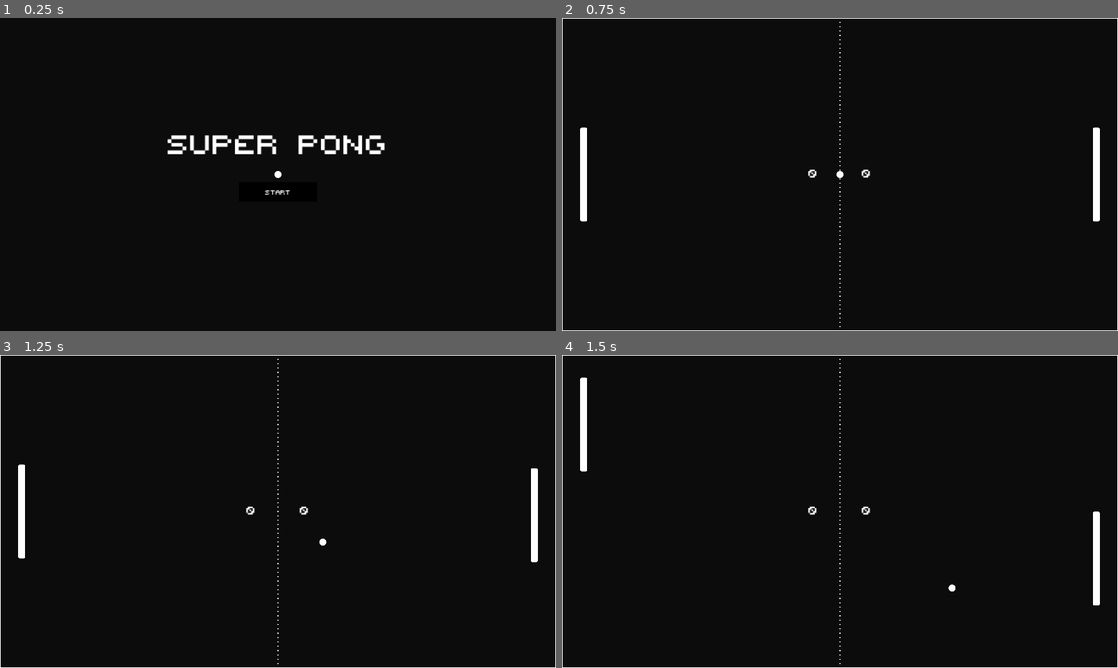
Above: before the commit, frames 1-4 (two rows, left to right).
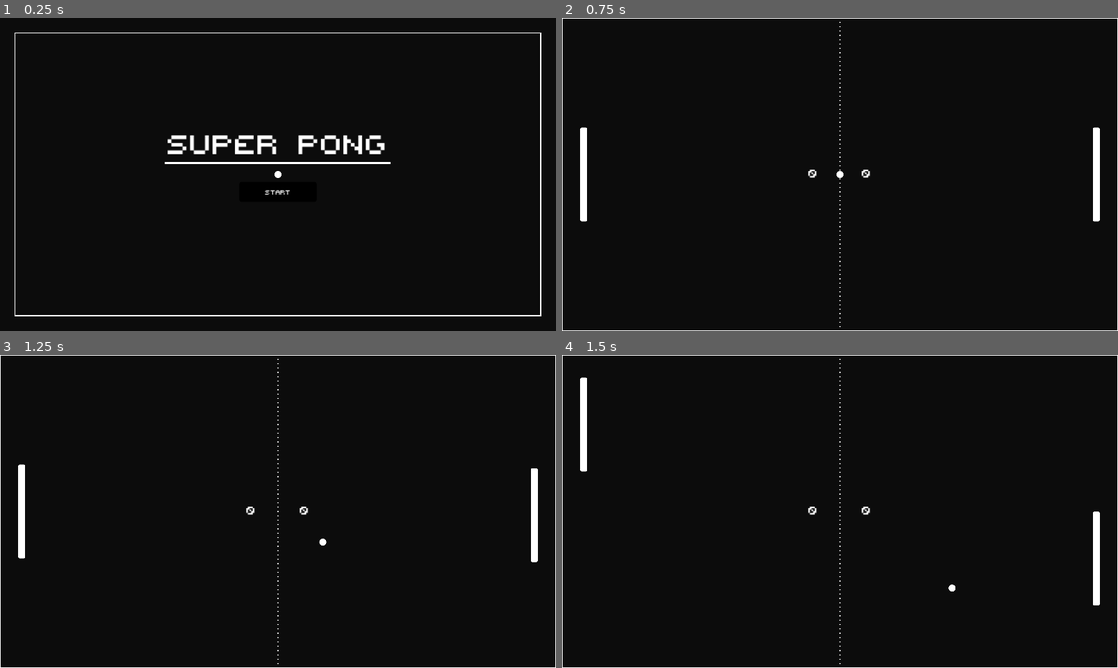
Above: after the commit, the same moments.

Repository: IamFastre/super-pong
Game: Godot game, scene res://scenes/levels/main_menu.tscn
The game is run twice, just before and just after one commit, with the same random seed, the same clock (stepped at 60 frames per second) and the same inputs.
Inputs:
- Up to frame 1 (0.25 s): no input
- Up to frame 2 (0.75 s): click "Start" at 0.5 s
- Up to frame 3 (1.25 s): no input
- Up to frame 4 (1.5 s): tap Enter at 1.25 s; hold W (p1_up) from 1.28 s (still down); hold Shift (p1_sprint) from 1.28 s (still down)

The runs differ from the first frame. In frame 1, 1.2% of the frame differs, in the area x 2-98%, y 4-96%; in frame 2, nothing differs; in frame 3, nothing differs; in frame 4, nothing differs.

Commit message:
small code tweaks

Diff:
--- a/scenes/levels/main_menu.tscn
+++ b/scenes/levels/main_menu.tscn
@@ -1,10 +1,13 @@
-[gd_scene load_steps=6 format=3 uid="uid://dtb3npgdaqjd0"]
+[gd_scene load_steps=7 format=3 uid="uid://dtb3npgdaqjd0"]
 
 [ext_resource type="Script" path="res://scenes/levels/scripts/main_menu.gd" id="1_e3ahr"]
 [ext_resource type="FontFile" uid="uid://b5sue0dl0b1fx" path="res://assets/fonts/PIXY.ttf" id="1_h3yb7"]
-[ext_resource type="Theme" uid="uid://6okv6pwxtji0" path="res://themes/main.tres" id="2_ionkr"]
 [ext_resource type="PackedScene" uid="uid://cbyt41bw88jin" path="res://scenes/ball.tscn" id="2_xjwow"]
 [ext_resource type="PackedScene" uid="uid://dvb1h8bxlrwhn" path="res://scenes/wall.tscn" id="3_77xda"]
+[ext_resource type="PackedScene" uid="uid://d3g5bwy2mslin" path="res://ui/sp_button.tscn" id="5_8bsmr"]
+
+[sub_resource type="RectangleShape2D" id="RectangleShape2D_656b1"]
+size = Vector2(520, 66.25)
 
 [node name="Menu" type="Node"]
 script = ExtResource("1_e3ahr")
@@ -12,18 +15,18 @@
 [node name="BG" type="Node" parent="."]
 
 [node name="Upper" parent="BG" instance=ExtResource("3_77xda")]
-position = Vector2(640, 0)
+position = Vector2(640, 35)
 
 [node name="Right" parent="BG" instance=ExtResource("3_77xda")]
-position = Vector2(1280, 360)
+position = Vector2(1245, 360)
 rotation = 1.57079
 
 [node name="Lower" parent="BG" instance=ExtResource("3_77xda")]
-position = Vector2(640, 720)
+position = Vector2(640, 685)
 rotation = -3.14159
 
 [node name="Left" parent="BG" instance=ExtResource("3_77xda")]
-position = Vector2(0, 360)
+position = Vector2(35, 360)
 rotation = -1.57079
 
 [node name="Ball" parent="BG" instance=ExtResource("2_xjwow")]
@@ -55,21 +58,36 @@
 vertical_alignment = 1
 metadata/_edit_use_anchors_ = true
 
-[node name="Button" type="Button" parent="MainMenu"]
+[node name="Underline" type="Line2D" parent="MainMenu/Label"]
+position = Vector2(-386, -230)
+points = PackedVector2Array(380, 325, 900, 325)
+width = 5.0
+
+[node name="StaticBody2D" type="StaticBody2D" parent="MainMenu/Label"]
+position = Vector2(254, 59.25)
+
+[node name="CollisionShape2D" type="CollisionShape2D" parent="MainMenu/Label/StaticBody2D"]
+position = Vector2(0, 4.875)
+shape = SubResource("RectangleShape2D_656b1")
+
+[node name="SPButton" parent="MainMenu" instance=ExtResource("5_8bsmr")]
 layout_mode = 1
 anchors_preset = -1
 anchor_left = 0.5
-anchor_top = 0.555556
+anchor_top = 0.556
 anchor_right = 0.5
-anchor_bottom = 0.555556
+anchor_bottom = 0.556
 offset_left = -89.0
-offset_top = -23.0
+offset_top = -23.32
 offset_right = 89.0
-offset_bottom = 23.0
-grow_horizontal = 2
-grow_vertical = 2
-theme = ExtResource("2_ionkr")
+offset_bottom = 22.68
 text = "Start"
 metadata/_edit_use_anchors_ = true
 
-[connection signal="pressed" from="MainMenu/Button" to="." method="_on_button_pressed"]
+[node name="Border" type="Line2D" parent="MainMenu"]
+points = PackedVector2Array(35, 35, 1245, 35, 1245, 685, 35, 685)
+closed = true
+width = 2.0
+antialiased = true
+
+[connection signal="pressed" from="MainMenu/SPButton" to="." method="_on_button_pressed"]
--- a/scripts/scene_manager.gd
+++ b/scripts/scene_manager.gd
@@ -6,33 +6,31 @@
 	# SuperPong,
 }
 
-const MAIN_MENU:PackedScene = preload("res://scenes/levels/main_menu.tscn")
+const MAIN_MENU:PackedScene    = preload("res://scenes/levels/main_menu.tscn")
 const CLASSIC_GAME:PackedScene = preload("res://scenes/levels/classic_game.tscn")
 
 var current:Node
 
 func switch(scene:Scene) -> void:
-	call_deferred("_undeferred_switch", scene)
+	call_deferred("_deferred_switch", scene)
 
 #=====================================================================#
 
-func _undeferred_switch(scene:Scene) -> void:
+func _deferred_switch(scene:Scene) -> void:
 	if current:
 		current.free()
 
-	var new_scene:Node
+	var s:PackedScene
+
 	match scene:
-		Scene.MainMenu:
-			new_scene = MAIN_MENU.instantiate()
-		Scene.ClassicGame:
-			new_scene = CLASSIC_GAME.instantiate()
-		_:
-			assert(false, "Unknown scene id")
+		Scene.MainMenu:    s = MAIN_MENU
+		Scene.ClassicGame: s = CLASSIC_GAME
+		_: assert(false, "Unknown scene id")
 
-	current = new_scene
+	current = s.instantiate()
+
 	get_tree().root.add_child(current)
 	get_tree().current_scene = current
-	print(get_tree().current_scene)
 
 #=====================================================================#
 
--- a/themes/main.tres
+++ b/themes/main.tres
@@ -8,22 +8,34 @@
 content_margin_right = 5.0
 content_margin_bottom = 5.0
 bg_color = Color(0.137255, 0.137255, 0.137255, 1)
+corner_radius_top_left = 5
+corner_radius_top_right = 5
+corner_radius_bottom_right = 5
+corner_radius_bottom_left = 5
 
 [sub_resource type="StyleBoxFlat" id="StyleBoxFlat_v3mo4"]
 draw_center = false
 border_width_bottom = 2
+corner_radius_top_left = 5
+corner_radius_top_right = 5
+corner_radius_bottom_right = 5
+corner_radius_bottom_left = 5
 
 [sub_resource type="StyleBoxFlat" id="StyleBoxFlat_jsro8"]
 content_margin_left = 5.0
 content_margin_top = 5.0
 content_margin_right = 5.0
 content_margin_bottom = 5.0
-bg_color = Color(0, 0, 0, 1)
+draw_center = false
 border_width_left = 2
 border_width_top = 2
 border_width_right = 2
 border_width_bottom = 2
 border_color = Color(1, 1, 1, 1)
+corner_radius_top_left = 5
+corner_radius_top_right = 5
+corner_radius_bottom_right = 5
+corner_radius_bottom_left = 5
 
 [sub_resource type="StyleBoxFlat" id="StyleBoxFlat_vhih7"]
 content_margin_left = 5.0
@@ -31,6 +43,10 @@
 content_margin_right = 5.0
 content_margin_bottom = 5.0
 bg_color = Color(1, 1, 1, 1)
+corner_radius_top_left = 5
+corner_radius_top_right = 5
+corner_radius_bottom_right = 5
+corner_radius_bottom_left = 5
 
 [sub_resource type="StyleBoxFlat" id="StyleBoxFlat_j3sap"]
 content_margin_left = 5.0
@@ -38,6 +54,10 @@
 content_margin_right = 5.0
 content_margin_bottom = 5.0
 bg_color = Color(0, 0, 0, 1)
+corner_radius_top_left = 5
+corner_radius_top_right = 5
+corner_radius_bottom_right = 5
+corner_radius_bottom_left = 5
 
 [resource]
 default_font = ExtResource("1_ws8su")
--- /dev/null
+++ b/ui/scripts/sp_button.gd
@@ -0,0 +1,9 @@
+class_name SPButton extends Button
+
+func _on_button_down() -> void:
+	if text:
+		text = "> %s <" % text
+
+func _on_button_up() -> void:
+	if text and text.begins_with(">") and text.ends_with("<"):
+		text = text.substr(2, text.length() - 4)
--- /dev/null
+++ b/ui/sp_button.tscn
@@ -0,0 +1,13 @@
+[gd_scene load_steps=3 format=3 uid="uid://d3g5bwy2mslin"]
+
+[ext_resource type="Theme" uid="uid://6okv6pwxtji0" path="res://themes/main.tres" id="1_o0sqd"]
+[ext_resource type="Script" path="res://ui/scripts/sp_button.gd" id="2_6lfvc"]
+
+[node name="SPButton" type="Button"]
+offset_right = 8.0
+offset_bottom = 8.0
+theme = ExtResource("1_o0sqd")
+script = ExtResource("2_6lfvc")
+
+[connection signal="button_down" from="." to="." method="_on_button_down"]
+[connection signal="button_up" from="." to="." method="_on_button_up"]
